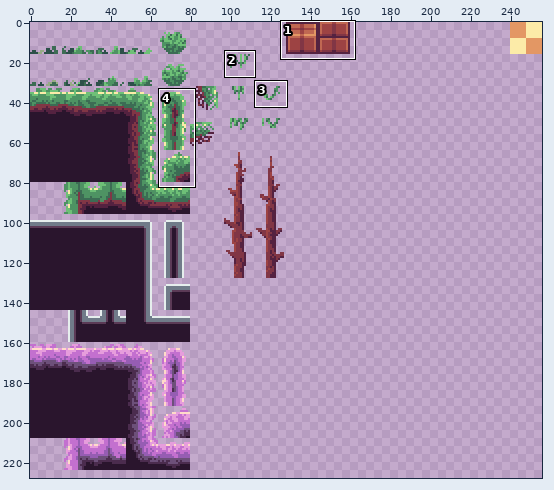
File history of a sprite sheet, Witchlight Woods/Assets/Levels/witchscene.png. Above: a wide view before the commit, with the close-up outlined.
Close-up. Before:
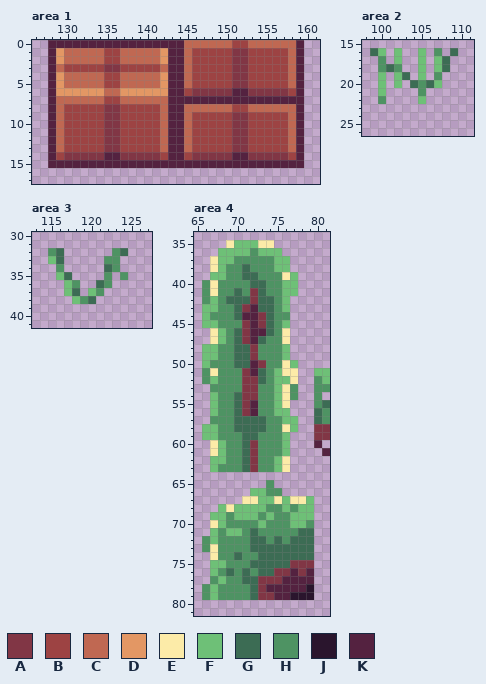
The file is 256x256 pixels. Shown: area 1: x 126..161, y 0..17; area 2: x 98..111, y 15..26; area 3: x 113..127, y 30..41; area 4: x 65..81, y 34..81. The wide view leaves out empty margins. The commit also changed other parts of the picture, which this record leaves out.
Palette (. is transparent): A #813645  B #9d4343  C #c06852  D #e39764  E #fceba8  F #6ec077  G #3c6c54  H #4e9363  J #2a152d  K #542240
Pixels before, area 1, first column x 128:
 0 KKKKKKKKKKKKKKKKKCCCCCCBBCCCCCCK
 1 KDCCCCCBBCCCCCDKKCBBBBBAABBBBBCK
 2 KDCCCCCBBCCCCCDKKCBBBBBAABBBBBCK
 3 KCBBBBBAABBBBBCKKCBBBBBAABBBBBCK
 4 KDCCCCCBBCCCCCDKKCBBBBBAABBBBBCK
 5 KDCCCCCBBCCCCCDKKCBBBBBAABBBBBCK
 6 KDDDDDDCCDDDDDDKKBAAAAAKKAAAAABK
 7 KCCCCCCBBCCCCCCKKKKKKKKKKKKKKKKK
 8 KCBBBBBAABBBBBCKKCCCCCCBBCCCCCCK
 9 KCBBBBBAABBBBBCKKCBBBBBAABBBBBCK
10 KCBBBBBAABBBBBCKKCBBBBBAABBBBBCK
11 KCBBBBBAABBBBBCKKCBBBBBAABBBBBCK
12 KCBBBBBAABBBBBCKKCBBBBBAABBBBBCK
13 KCBBBBBAABBBBBCKKCBBBBBAABBBBBCK
14 KBAAAAAKKAAAAABKKBAAAAAKKAAAAABK
15 KKKKKKKKKKKKKKKKKKKKKKKKKKKKKKKK
Pixels before, area 2, first column x 99:
16 GF.F..F.H.G
17 .H.F..F.FG.
18 .HGH..F.FG.
19 .F.FG.F.H..
20 .F.F.GHGF..
21 .F....H....
22 .H....F....
Pixels before, area 3, first column x 115:
32 HG......HG
33 FG.....HH.
34 .H.....GH.
35 .FG....H.H
36 ..FH..GH..
37 ..FG.FH...
38 ...FHG....
Pixels before, area 4, first column x 66:
35 ...EFFFEE.......
36 ..FFFFHFFF......
37 .EFFHHHHHFF.....
38 .EFHHGHHHFF.....
39 .FFHHGGHHHEF....
40 HEHHHHGGHHFF....
41 HEHHGHAGHHFF....
42 HFHGGGAGGHF.....
43 FFHHGAKGGHF.....
44 FHHHGKKAGHH.....
45 FFHHHAKAGHF.....
46 .EFHGAKKGHE.....
47 .EFHGAKGHHE.....
48 FFHHGGAHHHF.....
49 FFHHGGAHHHF.....
50 FHHHGGKAHHEF....
51 HEHHHAKGHFEE..FF
52 HFHHHAAGHFFE..HF
53 .HHHHAAHHFEH..HH
54 .FHHGAAHHFEH..H.
55 .FHHGAKHHFE...HG
56 .FHHGAKHHFF...GH
57 .HHHGGGGHHFF..GH
58 FFHHGGGGHHEF..AA
59 FFHHHGGHHHF...AA
60 .EFHHGAHHHF...K.
61 .EFHHGAHHHF....K
62 .FFHHGAHHFE.....
63 .FHHHGAHHFE.....
64 ................
65 ........H.......
66 ......FFHH......
67 .....EEFFEFEEF..
68 ..FEFFFFHHFHFF..
69 .FFHFFFHFHHFFF..
70 .EFHHHHFHHHFFH..
71 .FHFFHGHHHHHGG..
72 HFHHHHGGHGHGGG..
73 HEHHHHGGGGGGGG..
74 .EHHGHHGGGGGGG..
75 .FFHHHGGGGGAAA..
76 .FHGHGHGGAAKAK..
77 .HFHHGGAAAKKKK..
78 HFHHHHGAKKKKKJ..
79 HFHHHHGAAKKJJJ..
The result:
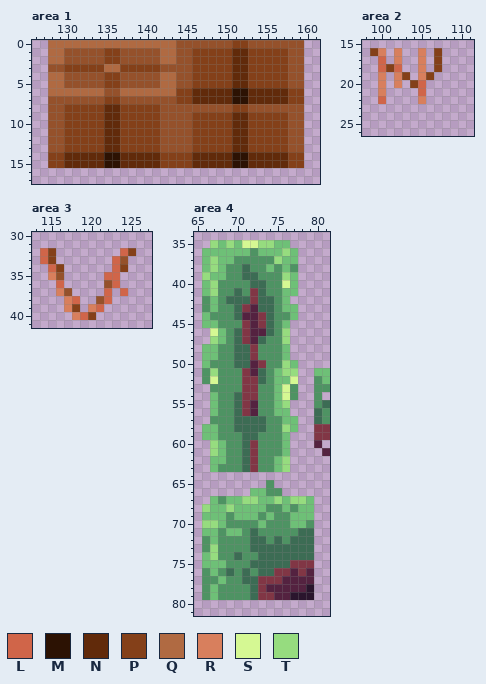
Colours new in this view: L #d06549  M #2c1203  N #612a0a  P #844019  Q #b06a42  R #d87f5d  S #d5f893  T #96dc7f
What changed:
colour C: #c06852 -> #95512b
Area 1:
y 0: x 128..144 KKKKKKKKKKKKKKKKK -> QQQQQQQQQQQQQQQQC; x 151..152 BB -> PP; x 159 K -> C
y 1..2: x 128..129 KD -> QQ; x 135..136 BB -> PP; x 142..144 DKK -> QQC; x 146..157 BBBBBAABBBBB -> PPPPPNNPPPPP; x 159 K -> C
y 3: x 128 K -> C; x 130..141 BBBBBAABBBBB -> PPPPPQQPPPPP; x 143..144 KK -> CC; x 146..157 BBBBBAABBBBB -> PPPPPNNPPPPP; x 159 K -> C
y 4..5: x 128..129 KD -> QQ; x 135..136 BB -> PP; x 142..144 DKK -> QQC; x 146..157 BBBBBAABBBBB -> PPPPPNNPPPPP; x 159 K -> C
y 6: x 128..134 KDDDDDD -> QQQQQQQ; x 137..159 DDDDDDKKBAAAAAKKAAAAABK -> QQQQQQQPPNNNNNMMNNNNNPP
y 7: x 128 K -> C; x 135..136 BB -> PP; x 143..159 KKKKKKKKKKKKKKKKK -> CPPNNNNNMMNNNNNPP
y 8: x 128 K -> C; x 130..141 BBBBBAABBBBB -> PPPPPNNPPPPP; x 143..144 KK -> CC; x 151..152 BB -> PP; x 159 K -> C
y 9..13: x 128 K -> C; x 130..141 BBBBBAABBBBB -> PPPPPNNPPPPP; x 143..144 KK -> CC; x 146..157 BBBBBAABBBBB -> PPPPPNNPPPPP; x 159 K -> C
y 14: x 128..159 KBAAAAAKKAAAAABKKBAAAAAKKAAAAABK -> PPNNNNNMMNNNNNPPPPNNNNNMMNNNNNPP
y 15: x 128..159 KKKKKKKKKKKKKKKKKKKKKKKKKKKKKKKK -> PPNNNNNMMNNNNNPPPPNNNNNMMNNNNNPP
Area 2:
y 16: x 99..100 GF -> PR; x 102 F -> R; x 105 F -> R; x 107 H -> P; x 109 G -> .
y 17: x 100 H -> L; x 102 F -> R; x 105 F -> R; x 107..108 FG -> P.
y 18: x 100..102 HGH -> LPL; x 105 F -> R; x 107..108 FG -> P.
y 19: x 100 F -> R; x 102..103 FG -> RP; x 105..107 F.H -> RP.
y 20: x 100 F -> R; x 102 F -> R; x 104..107 GHGF -> PL..
y 21: x 100 F -> R; x 105 H -> L
y 22: x 100 H -> L; x 105 F -> R
Area 3:
y 32: x 114..116 .HG -> LP.; x 123..125 HG. -> .LP
y 33: x 114..116 .FG -> LP.; x 122..124 HH. -> .LC
y 34: x 115..116 .H -> LP; x 122..124 GH. -> .LP
y 35: x 115..117 .FG -> RC.; x 122..124 H.H -> LL.
y 36: x 116..118 .FH -> L..; x 121..123 GH. -> .CL
y 37: x 116..118 .FG -> RC.; x 120..122 FH. -> ..L; x 124 . -> L
y 38: x 117..122 .FHG.. -> RL..CL
y 39: x 117..118 .. -> RP; x 120..121 .. -> RL
y 40: x 118..120 ... -> RLP
Area 4:
y 35: x 67..69 ..E -> TFT; x 71..76 FFEE.. -> SSTTFF
y 36: x 66..67 .. -> FF; x 76..77 .. -> TF
y 37: x 66..67 .E -> FT; x 75 F -> T; x 77 . -> F
y 38: x 66..67 .E -> FT; x 74..75 HF -> FH; x 77 . -> H
y 39: x 66 . -> T; x 76 E -> T
y 40: x 66..67 HE -> FT; x 76 F -> S
y 41: x 66..67 HE -> FT
y 43: x 66 F -> H; x 77 . -> F
y 44: x 77 . -> F
y 46: x 67 E -> S; x 76 E -> T
y 47: x 67 E -> T; x 76 E -> T
y 50: x 76 E -> T
y 51: x 67 E -> T; x 76..77 EE -> TT
y 52: x 67 F -> S; x 77 E -> S
y 53..54: x 76 E -> S
y 55: x 76 E -> T
y 58: x 76 E -> T
y 60..61: x 67 E -> T
y 62..63: x 76 E -> T
y 67: x 67..72 ....EE -> FHFFTT; x 75 E -> T; x 77..78 EE -> TT
y 68: x 66..67 .. -> TF; x 69 E -> T
y 69: x 66 . -> F
y 70: x 66..67 .E -> TT
y 71: x 66 . -> F
y 73: x 67 E -> T
y 74: x 66..67 .E -> FT
y 75: x 66 . -> F
y 76..77: x 66 . -> H
Where, in picture pixels (left, top, right, bottom), the same in both close-ups:
changed: (48, 40, 304, 168)
changed: (370, 48, 458, 104)
changed: (40, 248, 136, 320)
changed: (202, 240, 298, 472)
changed: (202, 496, 306, 584)
